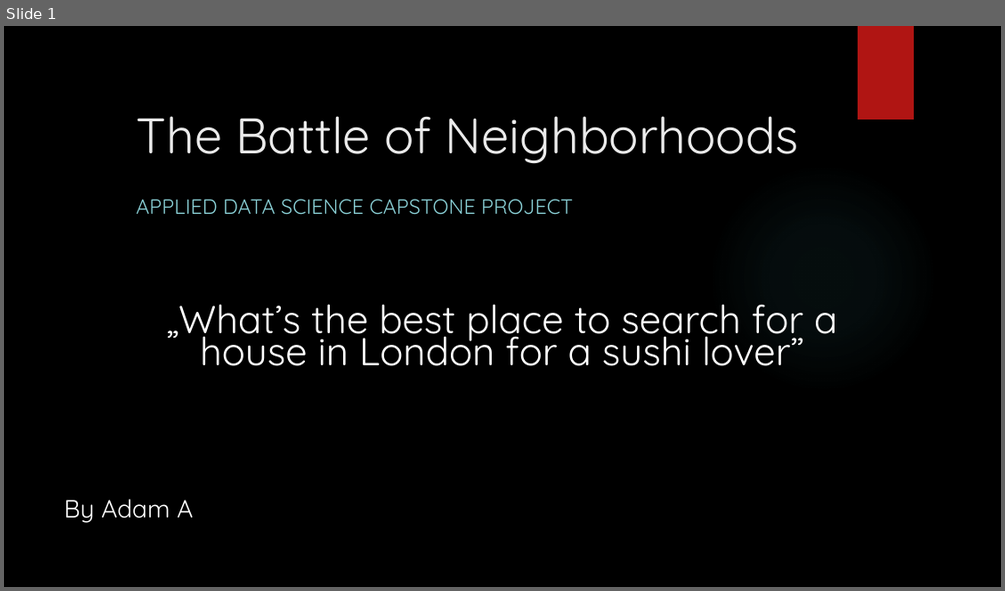
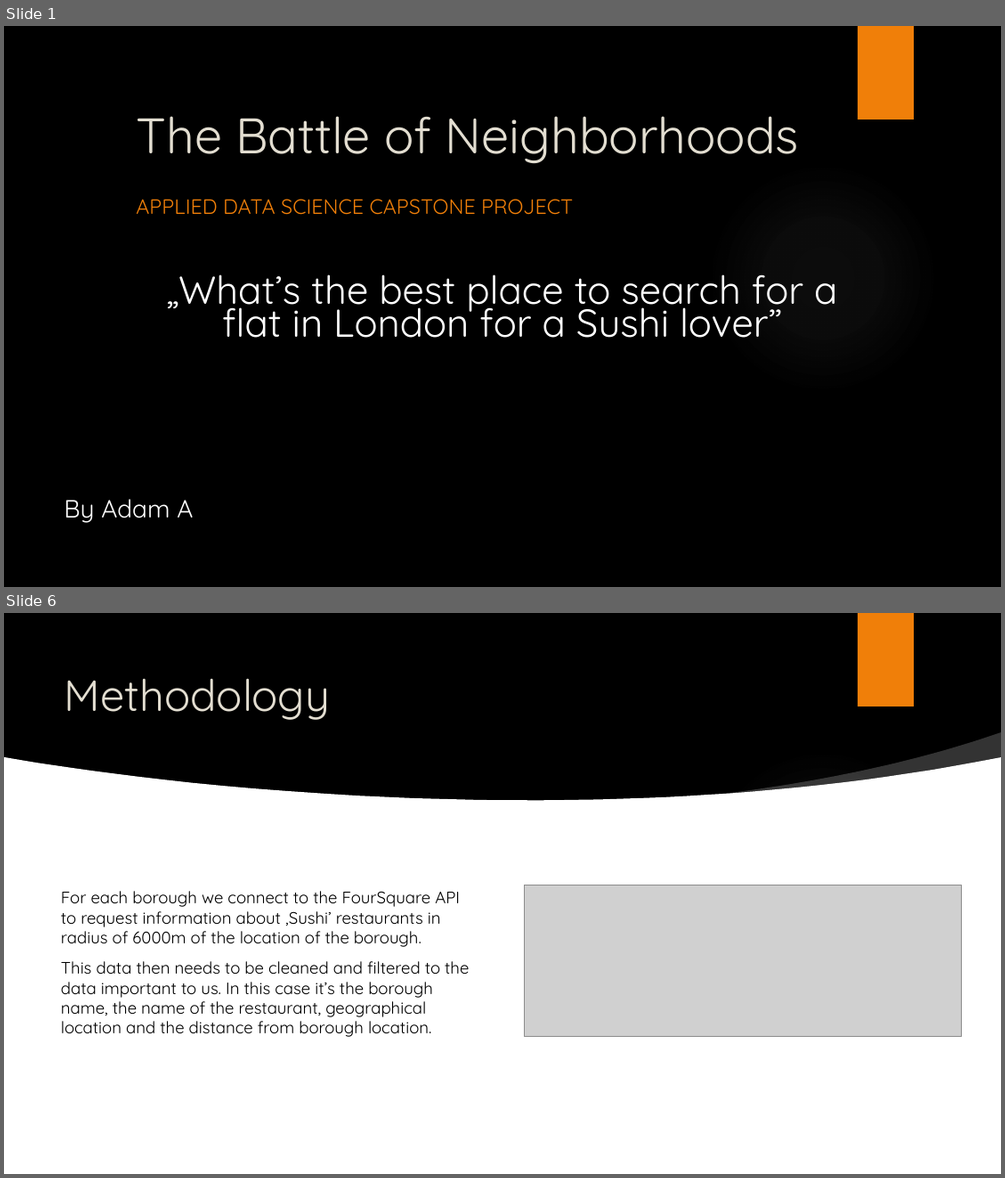
Before and after one commit to adam-abr/Coursera_Capstone, a slide deck: Capstone_Project/The Battle of Neighborhoods.pptx. Shown one above the other, each under a label of ours: slide 1 before the commit, slides 1 and 6 after it; the slides between them are not shown. The pictures are 1005x591 and 1005x1178 pixels, drawn with LibreOffice and Linux fonts; fonts in the diff are those of the drawing; grey boxes stand for pictures; background and template pictures are left out. Boxes give left, top, right and bottom in pixels: in the first picture for what was removed or moved away, otherwise in the second. Text is boxed around its words. In the diff, an @@ line names an element or a change of style, - is before the commit and + after.

```diff
--- a/Capstone_Project/The Battle of Neighborhoods.pptx
+++ b/Capstone_Project/The Battle of Neighborhoods.pptx
@@ slide 6 added at (x1=4, y1=613, x2=1001, y2=1174), background picture (left out); not listed: 2 template elements that a slide beside it also shows @@
@@ text added at (x1=65, y1=678, x2=330, y2=720), 42 pt, text #E3DED1 @@
+Methodology
@@ freeform shape added at (x1=718, y1=732, x2=1001, y2=800), fill #FFFFFF at 20% opacity @@
@@ freeform shape added at (x1=4, y1=757, x2=1001, y2=986), fill #FFFFFF @@
@@ text added at (x1=61, y1=891, x2=469, y2=1037), 16 pt, text #000000 @@
+  For each borough we connect to the FourSquare API to request information about ‚Sushi’ restaurants in radius of 6000m of the location of the borough.
+  This data then needs to be cleaned and filtered to the data important to us. In this case it’s the borough name, the name of the restaurant, geographical location and the distance from borough location.
@@ picture added at (x1=525, y1=885, x2=962, y2=1037) @@
@@ rectangle added at (x1=4, y1=933, x2=1001, y2=1174), fill #FFFFFF @@
@@ slide 1 changed as well @@
@@ rectangle at (x1=858, y1=26, x2=914, y2=119): fill #B01513 to #F07F09 @@
@@ title "The Battle of Neighborhoods" at (x1=136, y1=116, x2=799, y2=164): text colour #EBEBEB to #E3DED1 @@
@@ ellipse at (x1=708, y1=163, x2=938, y2=394): fill gradient #50B9C1 to gradient #ADADAD @@
@@ subtitle "APPLIED DATA SCIENCE CAPSTONE PROJECT" at (x1=136, y1=199, x2=573, y2=215): text colour #8AD0D6 to #F07F09 @@
@@ text at (x1=166, y1=274, x2=837, y2=338): text changed @@
-„What’s the best place to search for a house in London for a sushi lover”
+„What’s the best place to search for a flat in London for a Sushi lover”
```
Also in this commit, not shown: 2 other slides changed, 6 other slides added, 2 other files.
